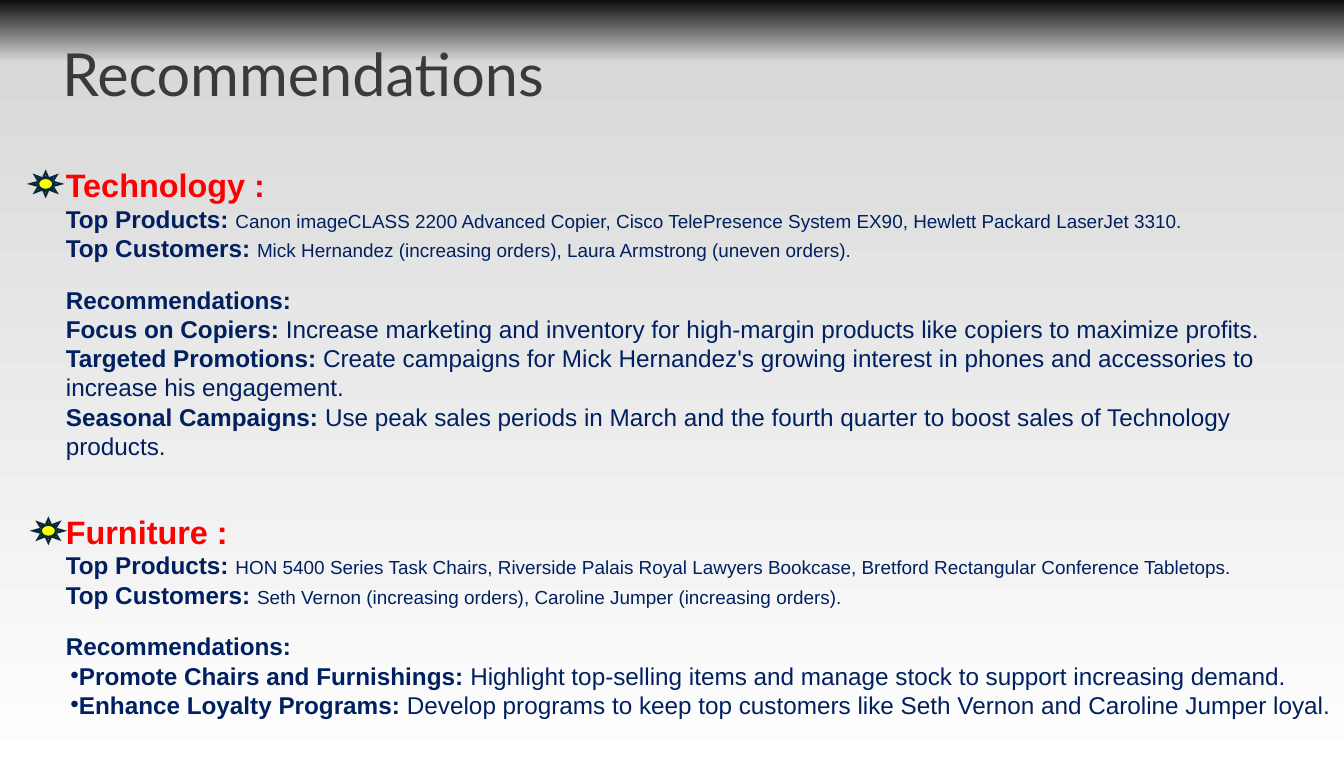
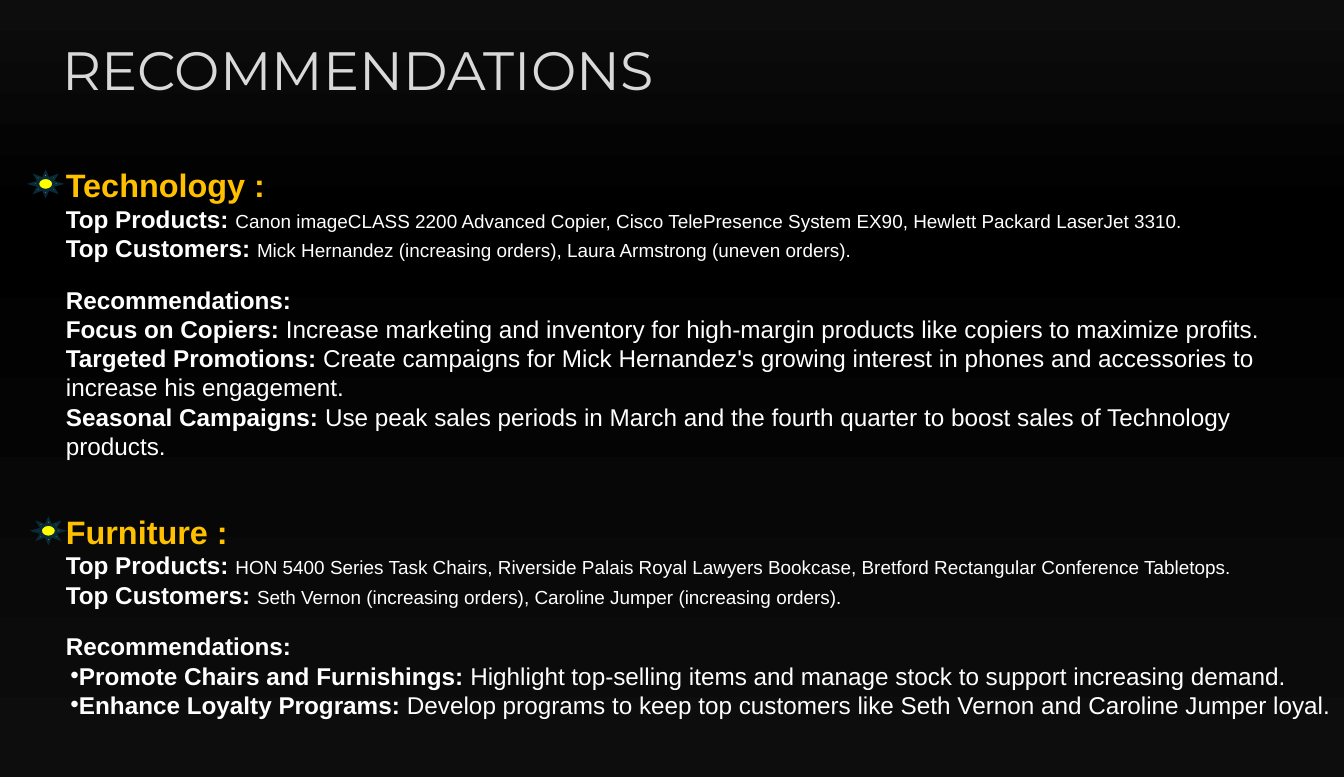
Before and after one commit to jasnoorvirk26/SuperstoreSalesAnalysis, a slide deck: slide 13 of Superstore-Analysis-Presentation.pptx. Drawn at 1344x777 pixels with LibreOffice and Linux fonts; fonts in the diff are those of the drawing. Boxes give left, top, right and bottom in pixels: in the first picture for what was removed or moved away, otherwise in the second. Text is boxed around its words. In the diff, an @@ line names an element or a change of style, - is before the commit and + after.

```diff
--- a/Superstore-Analysis-Presentation.pptx
+++ b/Superstore-Analysis-Presentation.pptx
@@ background gradient #0D0D0D to #D9D9D9 to #FFFFFF to gradient #0D0D0D to #000000 @@
@@ text at box(62, 52, 653, 91): text changed; size 44 to 40 pt; font Lato to Montserrat; text colour #3A3A3A to #D9D9D9 @@
-Recommendations
+RECOMMENDATIONS
@@ title "Technology : Top Products: Canon ..." at box(66, 173, 1259, 656): text colour #FF0000 to #FFC000 in "Technology : Furniture :"; text colour #002060 to #FFFFFF @@
@@ text "Promote Chairs and Furnishings: Highlight ..." at box(79, 667, 1330, 719): text colour #002060 to #FFFFFF @@
```
Also in this commit, not shown: 14 other slides changed.
